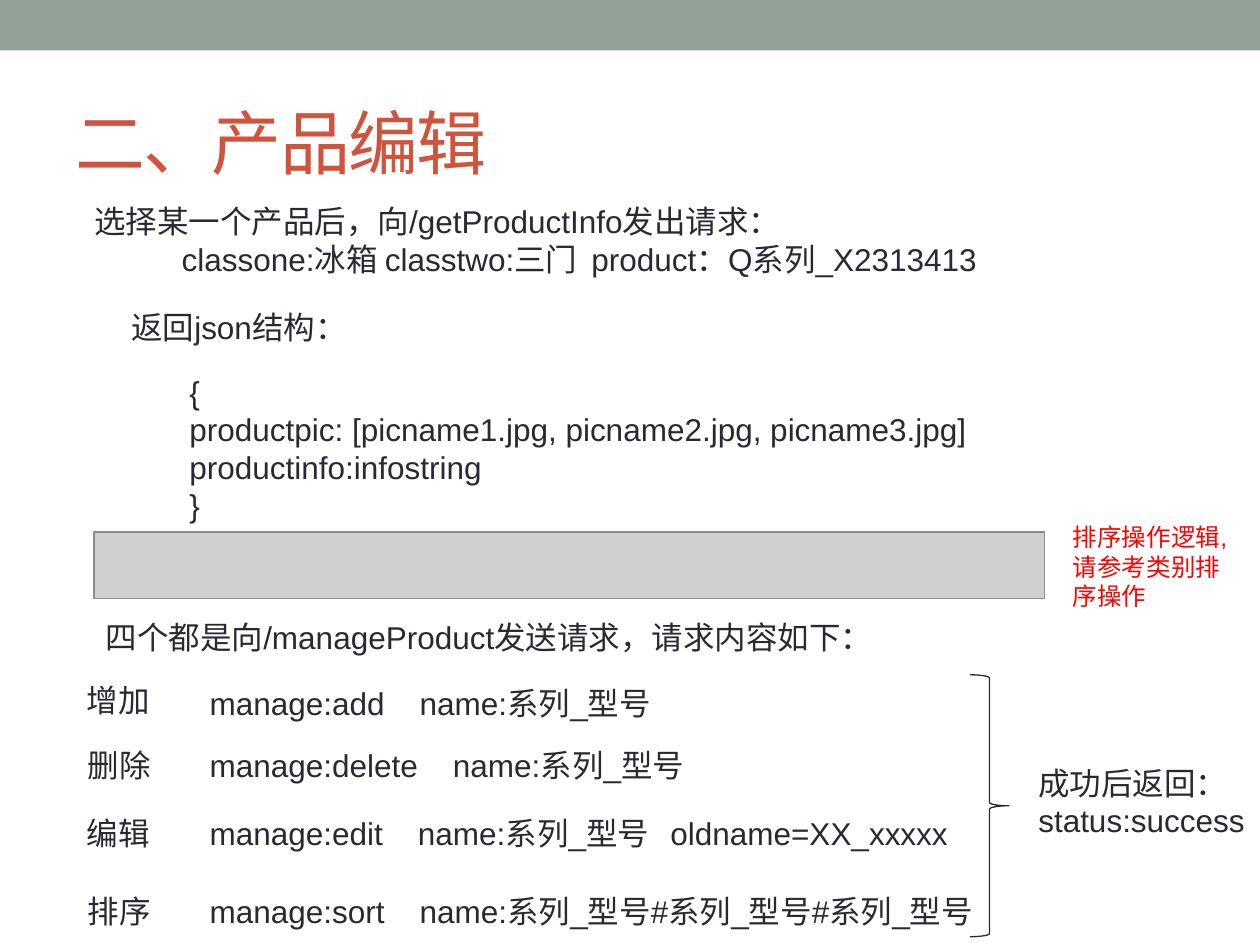
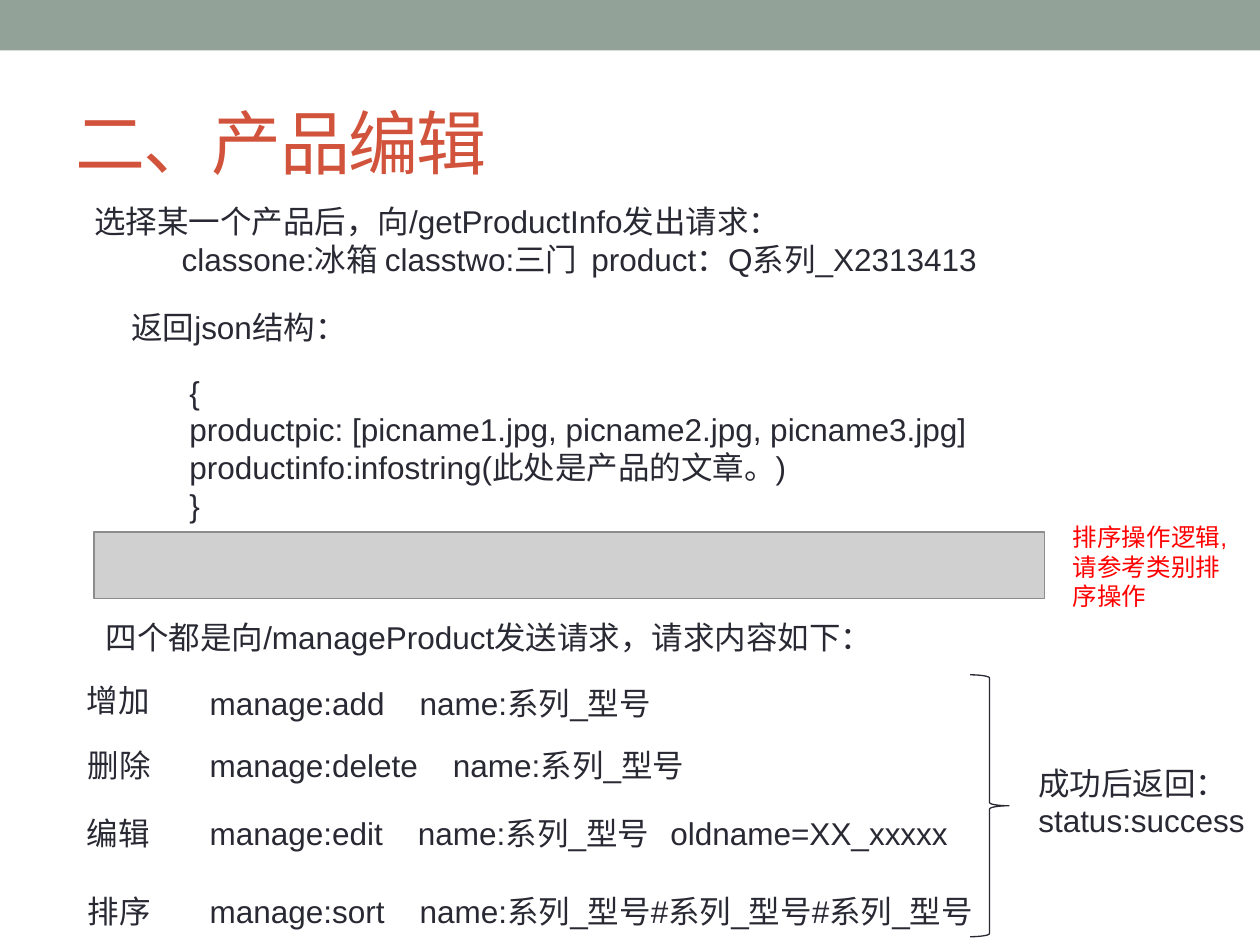
Before and after one commit to ChanSeaThink/LULLGREE, a slide deck: slide 13 of ZSGree前后端逻辑及接口.pptx. Drawn at 1260x945 pixels with LibreOffice and Linux fonts; fonts in the diff are those of the drawing; grey boxes stand for pictures. Boxes give left, top, right and bottom in pixels: in the first picture for what was removed or moved away, otherwise in the second. Text is boxed around its words. In the diff, an @@ line names an element or a change of style, - is before the commit and + after.

```diff
--- a/ZSGree前后端逻辑及接口.pptx
+++ b/ZSGree前后端逻辑及接口.pptx
@@ text at (189,454,786,485): text changed @@
-productinfo:infostring
+productinfo:infostring(此处是产品的文章。)
```
Also in this commit, not shown: 1 other slide changed, 1 slide added.
